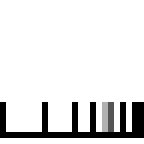
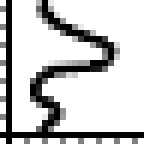
Layer changes from the first 144x144 image to the second:
hid "Logscale-horizontal" over (0, 102, 144, 132)
added layer "Curve-vertical" above "Curve" over (30, 0, 120, 132)
showed "Axes" over (0, 0, 144, 144)
